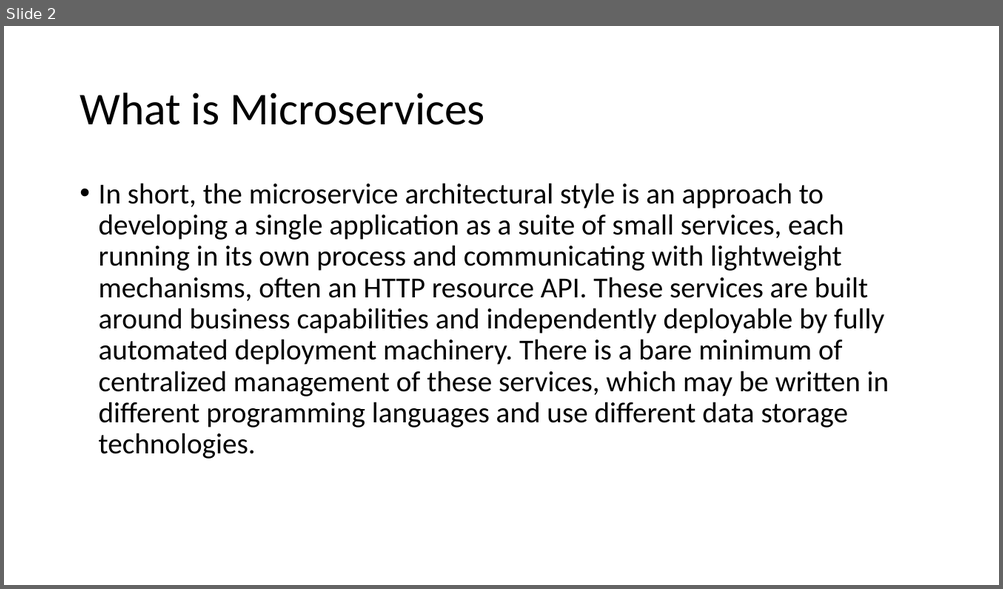
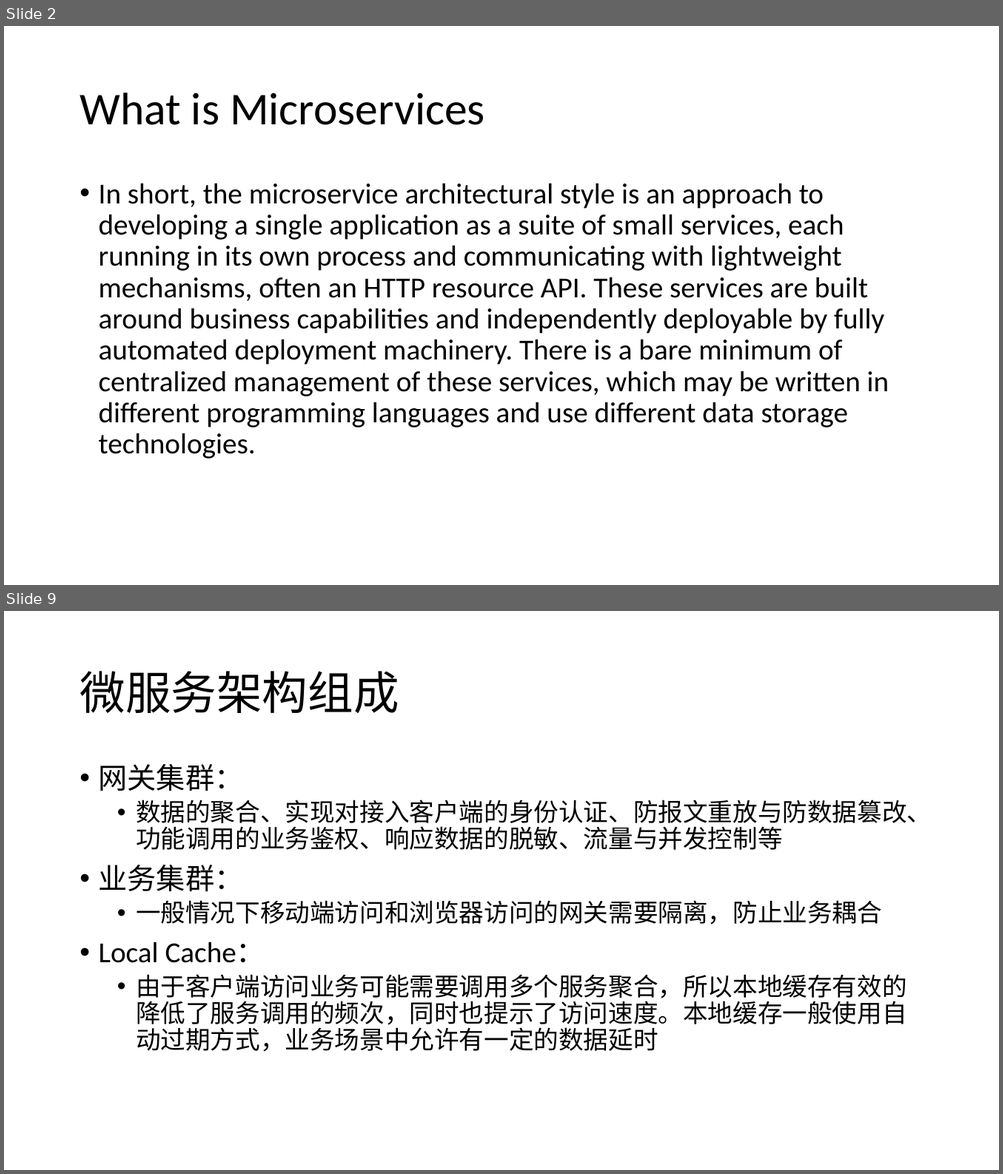
Before and after one commit to jungle0127/springcloudstudy, a slide deck: docs/microservices.pptx. Shown one above the other, each under a label of ours: slide 2 before the commit, slides 2 and 9 after it; the slides between them are not shown. The pictures are 1003x589 and 1003x1174 pixels, drawn with LibreOffice and Linux fonts; fonts in the diff are those of the drawing. Boxes give left, top, right and bottom in pixels: in the first picture for what was removed or moved away, otherwise in the second. Text is boxed around its words. In the diff, an @@ line names an element or a change of style, - is before the commit and + after.

```diff
--- a/docs/microservices.pptx
+++ b/docs/microservices.pptx
@@ slide 9 added at bbox=[4, 611, 999, 1170], background #FFFFFF @@
@@ title added at bbox=[79, 671, 398, 713], 44 pt, text #000000 @@
+微服务架构组成
@@ text added at bbox=[99, 764, 931, 1052], 24 pt, text #000000 @@
+• 网关集群：
+  • 数据的聚合、实现对接入客户端的身份认证、防报文重放与防数据篡改、功能调用的业务鉴权、响应数据的脱敏、流量与并发控制等
+• 业务集群：
+  • 一般情况下移动端访问和浏览器访问的网关需要隔离，防止业务耦合
+• Local Cache：
+  • 由于客户端访问业务可能需要调用多个服务聚合，所以本地缓存有效的降低了服务调用的频次，同时也提示了访问速度。本地缓存一般使用自动过期方式，业务场景中允许有一定的数据延时
```
Also in this commit, not shown: 1 slide changed, 15 other slides added, 2 other files.
